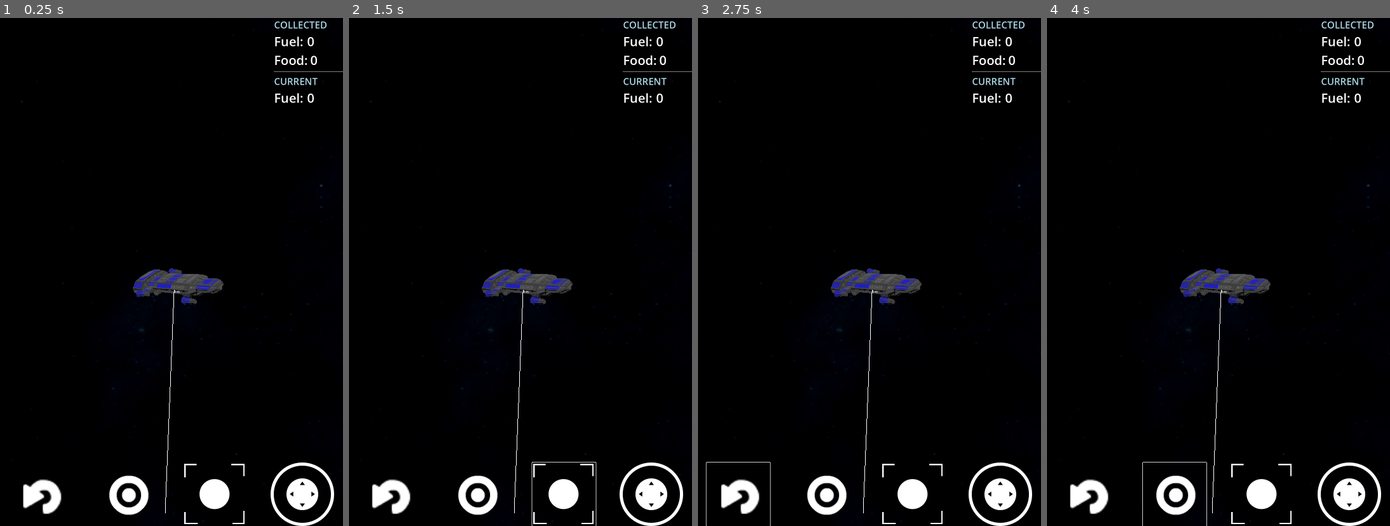
Above: before the commit, frames 1-4 (left to right).
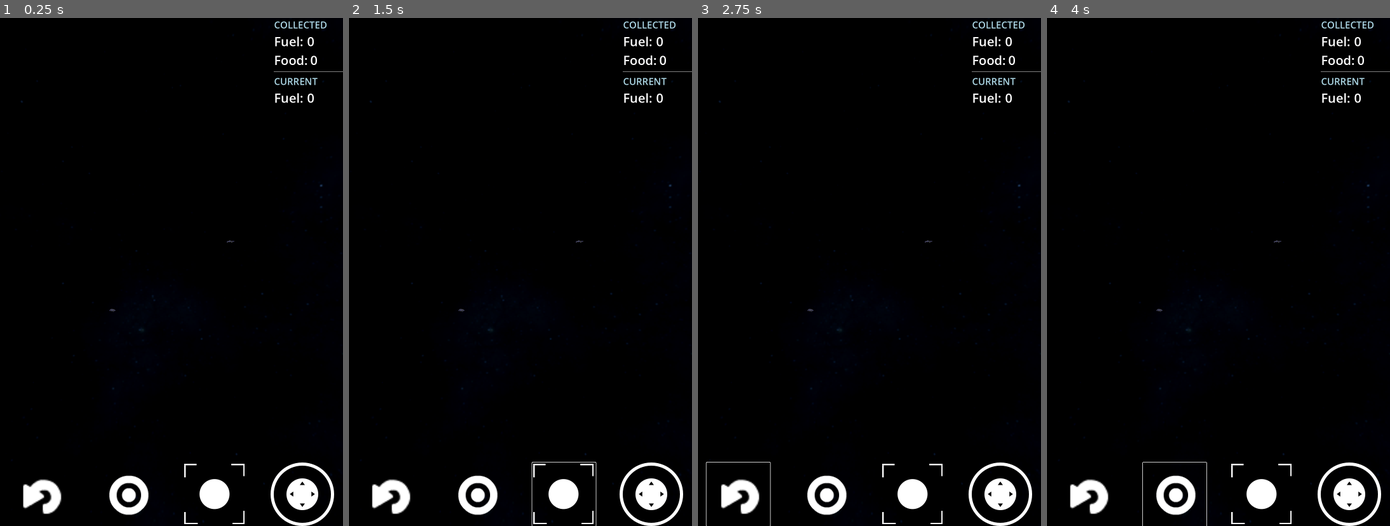
Above: after the commit, the same moments.

Repository: francosorbello/the-deep-end
Game: Godot game, scene res://main.tscn
Two runs of this game, one before a commit and one after it. Both use one fixed random seed, a clock stepped at 60 frames per second and the inputs below.
Inputs (mouse positions are in pixels of both pictures, inside the frame that each line leads up to):
- Up to frame 1 (0.25 s): no input
- Up to frame 2 (1.5 s): click (475, 495) at 0.5 s; click (565, 495) at 1.25 s
- Up to frame 3 (2.75 s): click (739, 495) at 2 s
- Up to frame 4 (4 s): tap Enter at 2.75 s; move the mouse to (1293, 246) at 2.77 s; hold Right (ui_right) 2.78-3.5 s; tap E (interact) at 2.85 s; click (1293, 246) at 2.92 s; tap R (reset) at 3.5 s; drag from (1149, 297) to (1201, 373) at 3.52 s

The runs differ from the first frame. In frame 1, 1.2% of the frame differs, in the area x 31-69%, y 43-98%; in frame 2, 1.2%; in frame 3, 1.2%; in frame 4, 1.2%.

Commit message:
interactable view no longer considers objects outside of view

Diff:
--- a/asteroid/asteroid.tscn
+++ b/asteroid/asteroid.tscn
@@ -1,9 +1,10 @@
-[gd_scene load_steps=7 format=3 uid="uid://gvcugplcwm5w"]
+[gd_scene load_steps=8 format=3 uid="uid://gvcugplcwm5w"]
 
 [ext_resource type="Script" path="res://asteroid/asteroid.gd" id="1_bmmgo"]
 [ext_resource type="ArrayMesh" uid="uid://csoyd2nej8xa3" path="res://assets/rocks/rock_c_01.obj" id="1_xwcgh"]
 [ext_resource type="Script" path="res://interactable/interactable.gd" id="2_ix5ep"]
 [ext_resource type="Resource" uid="uid://dxlq2fe2ikwx5" path="res://expedition/Expedition.tres" id="2_ya8ec"]
+[ext_resource type="PackedScene" uid="uid://whd25dheuctk" path="res://interactable/interactable_pointer_notifier.tscn" id="5_0jtyu"]
 
 [sub_resource type="StandardMaterial3D" id="StandardMaterial3D_k5yaq"]
 
@@ -25,3 +26,5 @@
 
 [node name="Interactable" type="Node" parent="."]
 script = ExtResource("2_ix5ep")
+
+[node name="InteractablePointerNotifier" parent="." instance=ExtResource("5_0jtyu")]
--- a/interactable/interactable_manager.gd
+++ b/interactable/interactable_manager.gd
@@ -4,3 +4,6 @@
 
 func suscribe(node : Node):
     suscribers.append(node)
+
+func unsuscribe(node : Node):
+    suscribers.erase(node)
--- a/interactable/interactable_pointer.gd
+++ /dev/null
@@ -1,4 +0,0 @@
-extends Node3D
-
-func _ready() -> void:
-    InteractableManager.suscribe(self)
--- a/interactable/interactable_pointer.tscn
+++ /dev/null
@@ -1,6 +0,0 @@
-[gd_scene load_steps=2 format=3 uid="uid://bb007p2gcnomc"]
-
-[ext_resource type="Script" path="res://interactable/interactable_pointer.gd" id="1_2gbv5"]
-
-[node name="InteractablePointer" type="Node3D"]
-script = ExtResource("1_2gbv5")
--- /dev/null
+++ b/interactable/interactable_pointer_notifier.gd
@@ -0,0 +1,8 @@
+extends VisibleOnScreenNotifier3D
+
+func _on_screen_exited() -> void:
+    InteractableManager.unsuscribe(self)
+
+func _on_screen_entered() -> void:
+    InteractableManager.suscribe(self)
+    pass # Replace with function body.
--- /dev/null
+++ b/interactable/interactable_pointer_notifier.tscn
@@ -0,0 +1,9 @@
+[gd_scene load_steps=2 format=3 uid="uid://whd25dheuctk"]
+
+[ext_resource type="Script" path="res://interactable/interactable_pointer_notifier.gd" id="1_i07ne"]
+
+[node name="InteractablePointerNotifier" type="VisibleOnScreenNotifier3D"]
+script = ExtResource("1_i07ne")
+
+[connection signal="screen_entered" from="." to="." method="_on_screen_entered"]
+[connection signal="screen_exited" from="." to="." method="_on_screen_exited"]
--- a/main.tscn
+++ b/main.tscn
@@ -1,10 +1,9 @@
-[gd_scene load_steps=10 format=3 uid="uid://6dfaax6b46w2"]
+[gd_scene load_steps=9 format=3 uid="uid://6dfaax6b46w2"]
 
 [ext_resource type="PackedScene" uid="uid://bpr7iidbnil28" path="res://player/rigid_player.tscn" id="1_06qhk"]
 [ext_resource type="Texture2D" uid="uid://cg4siv1tj7ay0" path="res://assets/panorama2.png" id="2_nyyny"]
 [ext_resource type="PackedScene" uid="uid://bjkgawg84pykg" path="res://ui/game_ui.tscn" id="3_swbsb"]
 [ext_resource type="PackedScene" uid="uid://bn172bqytai50" path="res://procedural-generator/procedural_generator.tscn" id="4_lps03"]
-[ext_resource type="PackedScene" uid="uid://6g7xidwaj7c2" path="res://spaceship/spaceship.tscn" id="5_78elt"]
 [ext_resource type="PackedScene" uid="uid://cxkopqcoqsfnq" path="res://ui/interactable_view.tscn" id="5_80x05"]
 
 [sub_resource type="PanoramaSkyMaterial" id="PanoramaSkyMaterial_aw77y"]
@@ -39,7 +38,3 @@
 transform = Transform3D(1, 0, 0, 0, 0.858566, 0.512702, 0, -0.512702, 0.858566, 0, 4.91951, 0)
 
 [node name="ProceduralGenerator" parent="." instance=ExtResource("4_lps03")]
-visible = false
-
-[node name="spaceship" parent="." instance=ExtResource("5_78elt")]
-transform = Transform3D(1, 0, 0, 0, 1, 0, 0, 0, 1, 0.0768433, 0, -11.0142)
--- a/spaceship/spaceship.tscn
+++ b/spaceship/spaceship.tscn
@@ -7,7 +7,7 @@
 [ext_resource type="Texture2D" uid="uid://cxu7vi7evqv2u" path="res://assets/space ship/textures/metalness.png" id="4_qvjy2"]
 [ext_resource type="Script" path="res://interactable/interactable.gd" id="5_65cpo"]
 [ext_resource type="Texture2D" uid="uid://c7qd3fy1tuvur" path="res://assets/space ship/textures/normal.png" id="5_iuinr"]
-[ext_resource type="PackedScene" uid="uid://bb007p2gcnomc" path="res://interactable/interactable_pointer.tscn" id="7_vfs0d"]
+[ext_resource type="PackedScene" uid="uid://whd25dheuctk" path="res://interactable/interactable_pointer_notifier.tscn" id="9_13eb4"]
 
 [sub_resource type="StandardMaterial3D" id="StandardMaterial3D_dveae"]
 albedo_texture = ExtResource("3_3bwag")
@@ -28,8 +28,6 @@
 material_override = SubResource("StandardMaterial3D_dveae")
 mesh = ExtResource("1_aj3re")
 
-[node name="InteractablePointer" parent="." instance=ExtResource("7_vfs0d")]
-
 [node name="Area3D" type="Area3D" parent="."]
 
 [node name="CollisionShape3D" type="CollisionShape3D" parent="Area3D"]
@@ -37,3 +35,6 @@
 
 [node name="Interactable" type="Node" parent="."]
 script = ExtResource("5_65cpo")
+
+[node name="InteractablePointerNotifier" parent="." instance=ExtResource("9_13eb4")]
+aabb = AABB(-1.24307, -1, -1, 2.48614, 2, 2)
--- a/ui/interactable_view.gd
+++ b/ui/interactable_view.gd
@@ -18,3 +18,5 @@
             draw_line($DrawFrom.global_position,iPos,Color.WHITE)
             $Distance.text = "%s m" % str(int(player.global_position.distance_to(interactable.global_position)))
             $Distance.position = iPos
+        else:
+            $Distance.text = ""
